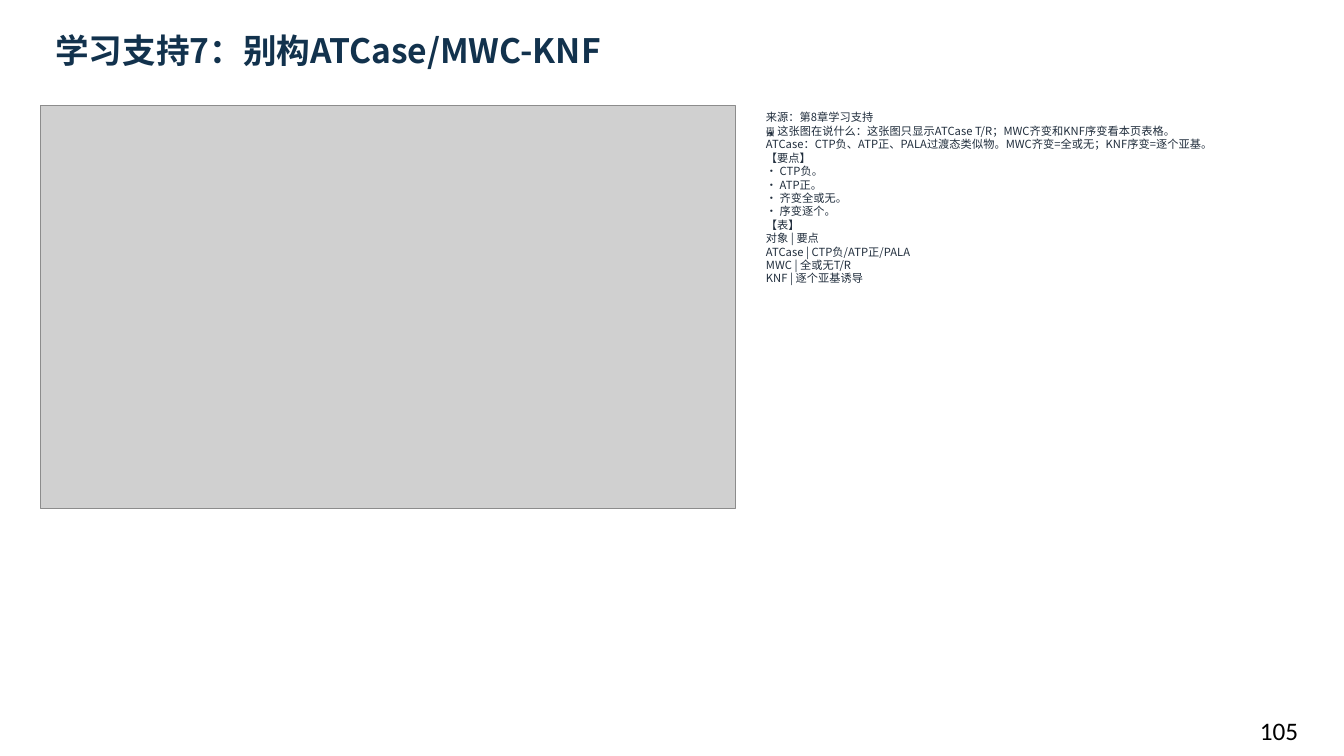
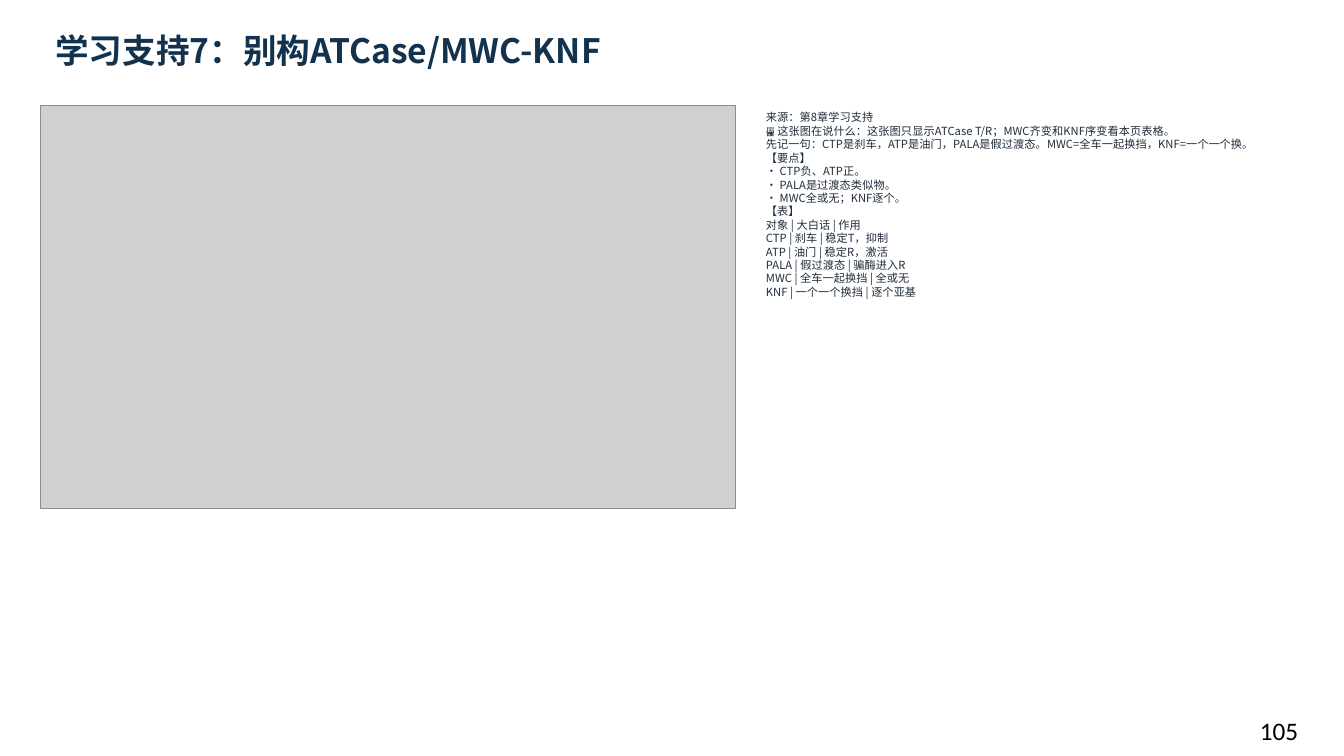
Before and after one commit to newkan-li/Biochemistry, a slide deck: slide 105 of downloads/bc08-ai-style.pptx. Drawn at 1344x756 pixels with LibreOffice and Linux fonts; fonts in the diff are those of the drawing; grey boxes stand for pictures. Boxes give left, top, right and bottom in pixels: in the first picture for what was removed or moved away, otherwise in the second. Text is boxed around its words. In the diff, an @@ line names an element or a change of style, - is before the commit and + after.

```diff
--- a/downloads/bc08-ai-style.pptx
+++ b/downloads/bc08-ai-style.pptx
@@ text at (766,111,1253,297): text changed @@
-来源：第8章学习支持
-🖼 这张图在说什么：这张图只显示ATCase T/R；MWC齐变和KNF序变看本页表格。
-ATCase：CTP负、ATP正、PALA过渡态类似物。MWC齐变=全或无；KNF序变=逐个亚基。
-【要点】
-• CTP负。
-• ATP正。
-• 齐变全或无。
-• 序变逐个。
-【表】
-对象 | 要点
-ATCase | CTP负/ATP正/PALA
-MWC | 全或无T/R
-KNF | 逐个亚基诱导
+来源：第8章学习支持
+🖼 这张图在说什么：这张图只显示ATCase T/R；MWC齐变和KNF序变看本页表格。
+先记一句：CTP是刹车，ATP是油门，PALA是假过渡态。MWC=全车一起换挡，KNF=一个一个换。
+【要点】
+• CTP负、ATP正。
+• PALA是过渡态类似物。
+• MWC全或无；KNF逐个。
+【表】
+对象 | 大白话 | 作用
+CTP | 刹车 | 稳定T，抑制
+ATP | 油门 | 稳定R，激活
+PALA | 假过渡态 | 骗酶进入R
+MWC | 全车一起换挡 | 全或无
+KNF | 一个一个换挡 | 逐个亚基
```
Also in this commit, not shown: 8 other slides changed, 6 other files.
